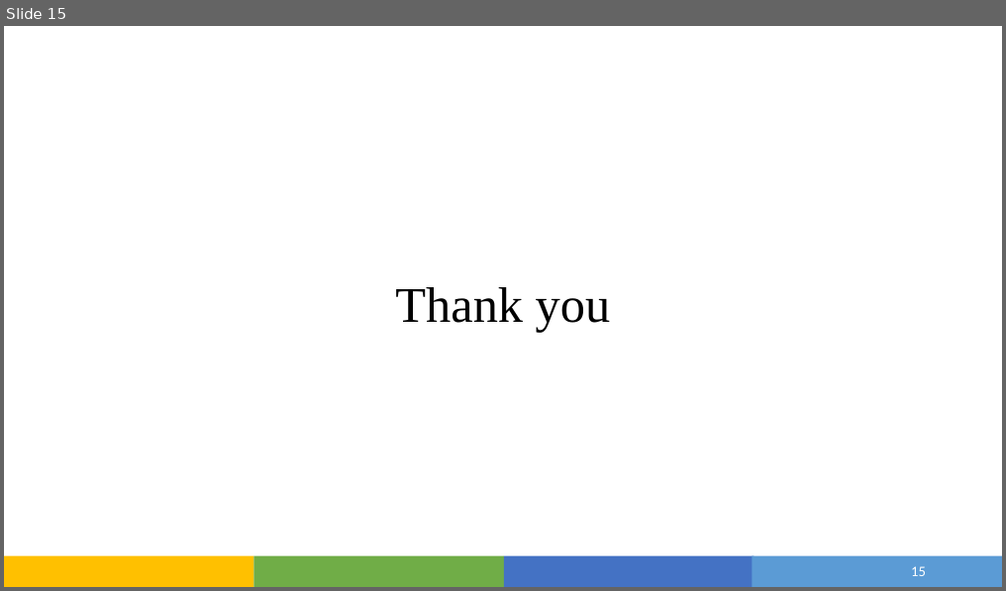
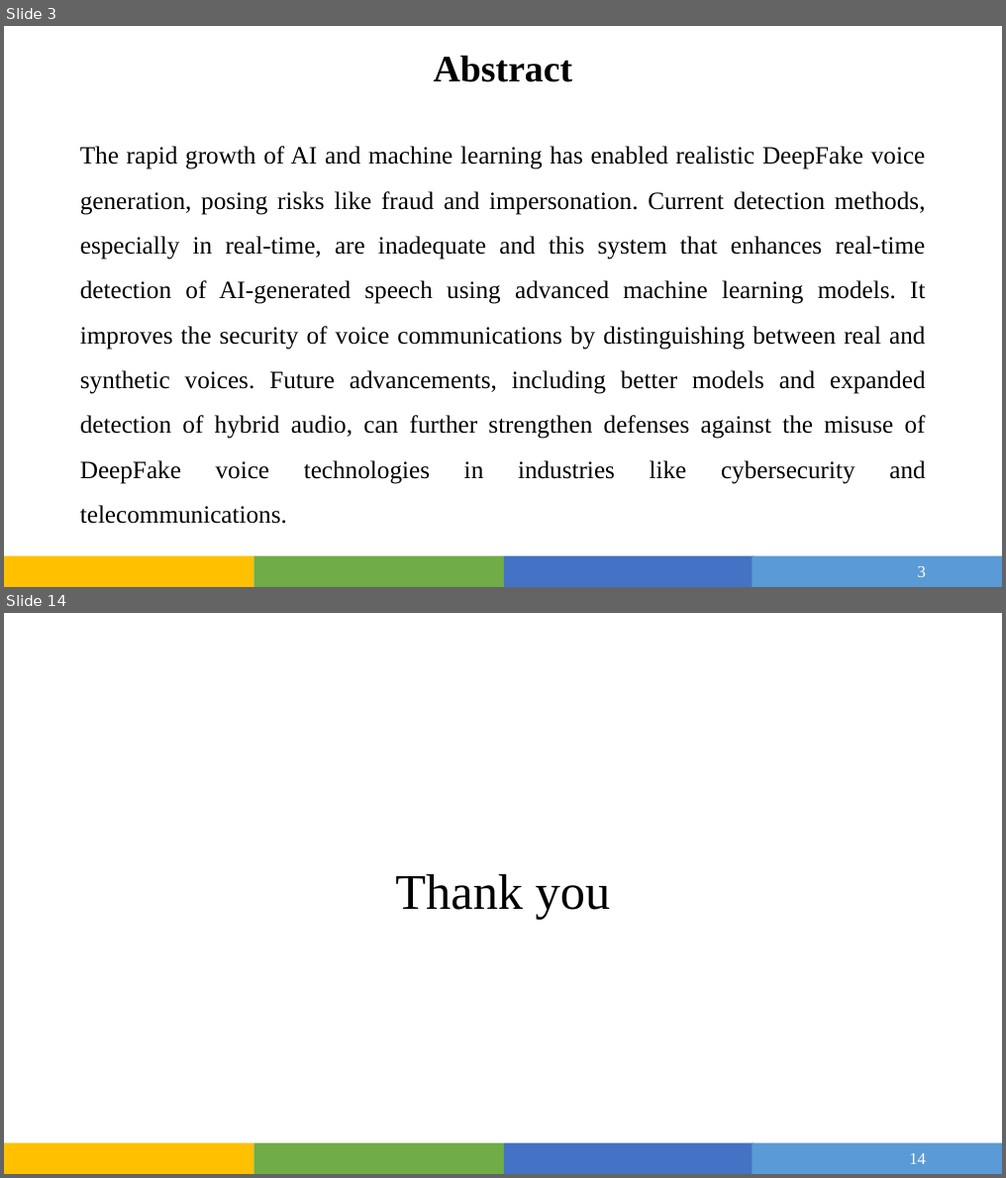
Before and after one commit to Devjethva1111/DeepFake-Voice-Recognition, a slide deck: Seminar/Project_PPT.pptx. Shown one above the other, each under a label of ours: slide 15 before the commit, slides 3 and 14 after it; the slides between them are not shown. The pictures are 1006x591 and 1006x1178 pixels, drawn with LibreOffice and Linux fonts; fonts in the diff are those of the drawing. Boxes give left, top, right and bottom in pixels: in the first picture for what was removed or moved away, otherwise in the second. Text is boxed around its words. In the diff, an @@ line names an element or a change of style, - is before the commit and + after.

```diff
--- a/Seminar/Project_PPT.pptx
+++ b/Seminar/Project_PPT.pptx
@@ slide 3 added at bbox=[4, 26, 1002, 587], background #FFFFFF; not listed: 4 template elements that a slide beside it also shows @@
@@ title added at bbox=[434, 55, 573, 82], 36 pt, text #000000, bold @@
+Abstract
@@ text added at bbox=[80, 146, 926, 524], 24 pt, text #000000 @@
+The rapid growth of AI and machine learning has enabled realistic DeepFake voice generation, posing risks like fraud and impersonation. Current detection methods, especially in real-time, are inadequate and this system that enhances real-time detection of AI-generated speech using advanced machine learning models. It improves the security of voice communications by distinguishing between real and synthetic voices. Future advancements, including better models and expanded detection of hybrid audio, can further strengthen defenses against the misuse of DeepFake voice technologies in industries like cybersecurity and telecommunications.
@@ page number added at bbox=[918, 567, 926, 577], 16 pt, text #FFFFFF @@
+3
@@ what was slide 15 is now slide 14 @@
@@ page number at bbox=[909, 1154, 926, 1164]: text changed; size 14 to 16 pt; font Calibri to Times New Roman @@
-15
+14
```
Also in this commit, not shown: 6 slides changed, 5 other slides added, 7 slides removed, 1 other file.
